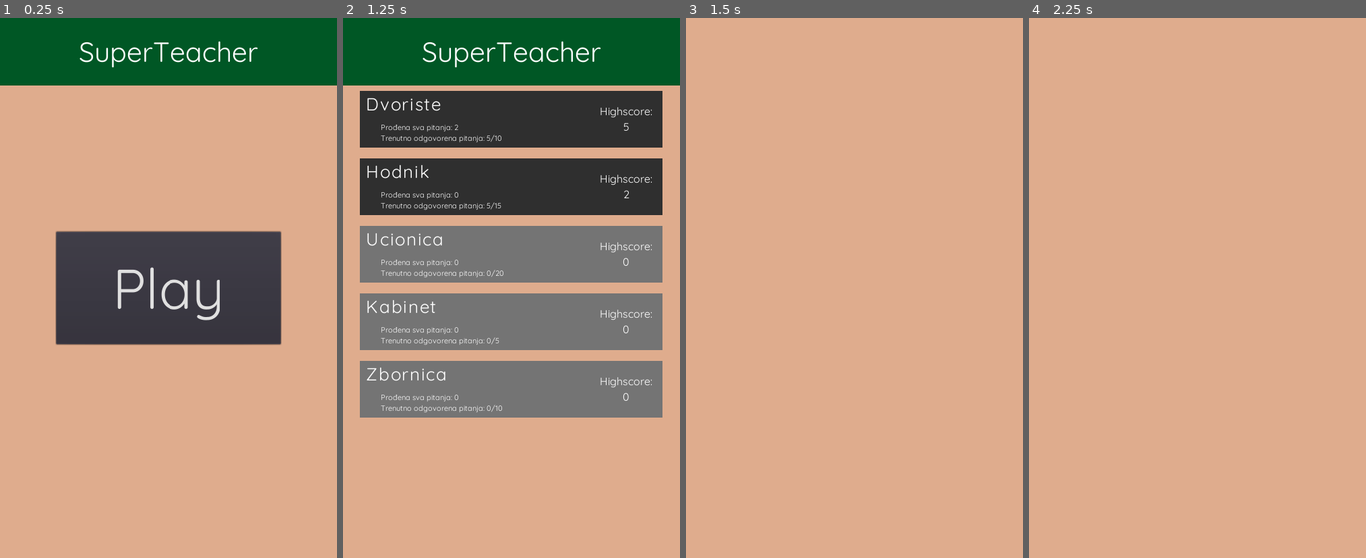
Above: before the commit, frames 1-4 (left to right).
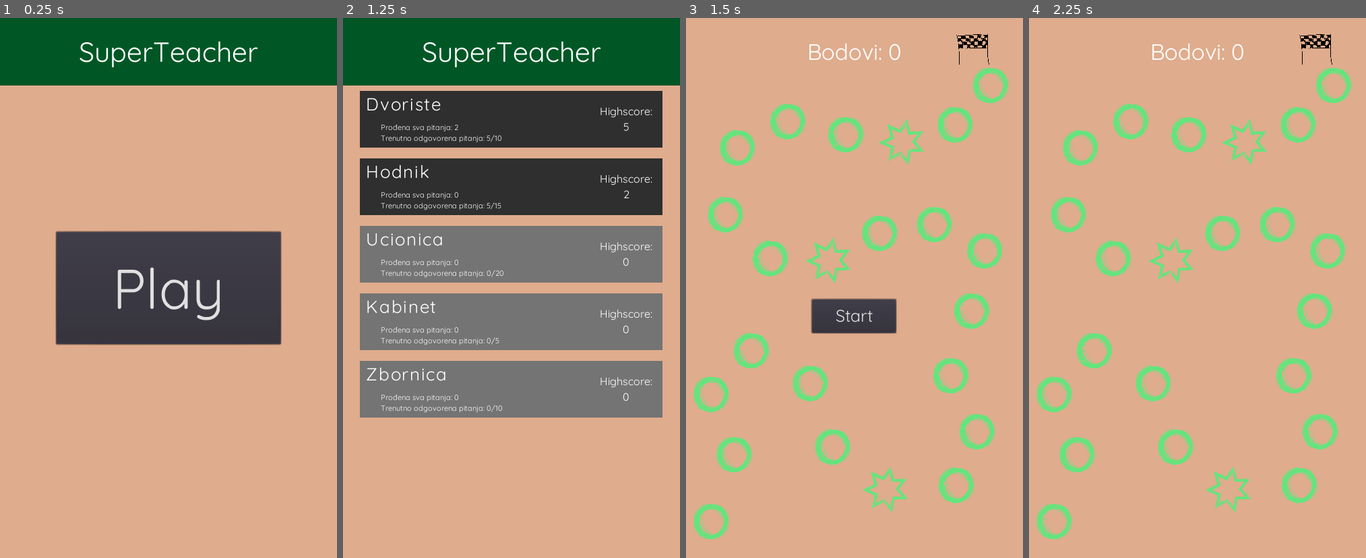
Above: after the commit, the same moments.

Repository: amalija-ramljak/superteacher
Game: Godot game, scene res://scenes/Entry.tscn
The game is run twice, just before and just after one commit, with the same random seed, the same clock (stepped at 60 frames per second) and the same inputs.
Inputs (mouse positions are in pixels of both pictures, inside the frame that each line leads up to):
- Up to frame 1 (0.25 s): no input
- Up to frame 2 (1.25 s): click "Play" at 0.5 s
- Up to frame 3 (1.5 s): click (854, 120) at 1.27 s
- Up to frame 4 (2.25 s): click (1197, 315) at 2 s, where only the run after the commit has a clickable "Start"

Frames 1-2 are identical in both runs. In frame 3, 8.8% of the frame differs, in the area x 2-96%, y 2-97%; in frame 4, 7.1%.

Commit message:
fixed play butto and added art for 'finish line'

Diff:
--- a/leveldata/scenes/Dvoriste.tscn
+++ b/leveldata/scenes/Dvoriste.tscn
@@ -1,8 +1,94 @@
-[gd_scene format=2]
+[gd_scene load_steps=5 format=2]
+
+[ext_resource path="res://scenes/components/InGameScore.tscn" type="PackedScene" id=1]
+[ext_resource path="res://scenes/components/LevelField.tscn" type="PackedScene" id=2]
+[ext_resource path="res://scenes/components/GoalSign.tscn" type="PackedScene" id=3]
+[ext_resource path="res://leveldata/scenes/scripts/Dvoriste.gd" type="Script" id=4]
 
 [node name="Dvoriste" type="Control"]
 anchor_right = 1.0
 anchor_bottom = 1.0
+script = ExtResource( 4 )
 __meta__ = {
 "_edit_use_anchors_": false
 }
+
+[node name="Control" type="Control" parent="."]
+margin_right = 40.0
+margin_bottom = 40.0
+
+[node name="InGameScore" parent="Control" instance=ExtResource( 1 )]
+margin_left = -20.0
+margin_right = 580.0
+
+[node name="GoalSign" parent="Control" instance=ExtResource( 3 )]
+position = Vector2( 510.962, 56.0875 )
+
+[node name="LevelField" parent="." instance=ExtResource( 2 )]
+position = Vector2( 44.8044, 894.14 )
+
+[node name="LevelField2" parent="." instance=ExtResource( 2 )]
+position = Vector2( 85.7127, 775.311 )
+
+[node name="LevelField3" parent="." instance=ExtResource( 2 )]
+position = Vector2( 44.8043, 668.17 )
+
+[node name="LevelField4" parent="." instance=ExtResource( 2 )]
+position = Vector2( 116.201, 590.596 )
+
+[node name="LevelField5" parent="." instance=ExtResource( 2 )]
+position = Vector2( 221.233, 648.821 )
+
+[node name="LevelField6" parent="." instance=ExtResource( 2 )]
+position = Vector2( 261.034, 761.675 )
+
+[node name="LevelField7" parent="." instance=ExtResource( 2 )]
+position = Vector2( 354.539, 837.647 )
+
+[node name="LevelField8" parent="." instance=ExtResource( 2 )]
+position = Vector2( 481.16, 829.855 )
+
+[node name="LevelField9" parent="." instance=ExtResource( 2 )]
+position = Vector2( 518.173, 734.402 )
+
+[node name="LevelField10" parent="." instance=ExtResource( 2 )]
+position = Vector2( 471.42, 635.054 )
+
+[node name="LevelField11" parent="." instance=ExtResource( 2 )]
+position = Vector2( 508.432, 520.121 )
+
+[node name="LevelField12" parent="." instance=ExtResource( 2 )]
+position = Vector2( 531.809, 412.98 )
+
+[node name="LevelField13" parent="." instance=ExtResource( 2 )]
+position = Vector2( 442.2, 366.227 )
+
+[node name="LevelField14" parent="." instance=ExtResource( 2 )]
+position = Vector2( 344.799, 381.811 )
+
+[node name="LevelField15" parent="." instance=ExtResource( 2 )]
+position = Vector2( 253.242, 430.512 )
+
+[node name="LevelField16" parent="." instance=ExtResource( 2 )]
+position = Vector2( 149.997, 426.616 )
+
+[node name="LevelField17" parent="." instance=ExtResource( 2 )]
+position = Vector2( 70.1287, 348.695 )
+
+[node name="LevelField18" parent="." instance=ExtResource( 2 )]
+position = Vector2( 91.5568, 229.866 )
+
+[node name="LevelField19" parent="." instance=ExtResource( 2 )]
+position = Vector2( 181.166, 183.114 )
+
+[node name="LevelField20" parent="." instance=ExtResource( 2 )]
+position = Vector2( 284.41, 206.49 )
+
+[node name="LevelField21" parent="." instance=ExtResource( 2 )]
+position = Vector2( 383.759, 220.126 )
+
+[node name="LevelField22" parent="." instance=ExtResource( 2 )]
+position = Vector2( 479.212, 188.958 )
+
+[node name="LevelField23" parent="." instance=ExtResource( 2 )]
+position = Vector2( 542.173, 118.976 )
--- a/leveldata/scenes/Hodnik.tscn
+++ b/leveldata/scenes/Hodnik.tscn
@@ -1,7 +1,8 @@
-[gd_scene load_steps=4 format=2]
+[gd_scene load_steps=5 format=2]
 
 [ext_resource path="res://scenes/components/LevelField.tscn" type="PackedScene" id=1]
 [ext_resource path="res://scenes/components/InGameScore.tscn" type="PackedScene" id=2]
+[ext_resource path="res://scenes/components/GoalSign.tscn" type="PackedScene" id=3]
 [ext_resource path="res://leveldata/scenes/scripts/Hodnik.gd" type="Script" id=4]
 
 [node name="Hodnik" type="Control"]
@@ -16,7 +17,16 @@
 "_edit_use_anchors_": false
 }
 
-[node name="InGameScore" parent="." instance=ExtResource( 2 )]
+[node name="Control" type="Control" parent="."]
+margin_right = 40.0
+margin_bottom = 40.0
+
+[node name="InGameScore" parent="Control" instance=ExtResource( 2 )]
+margin_left = -20.0
+margin_right = 580.0
+
+[node name="GoalSign" parent="Control" instance=ExtResource( 3 )]
+position = Vector2( 514.15, 89.5616 )
 
 [node name="LevelField" parent="." instance=ExtResource( 1 )]
 position = Vector2( 438.108, 883.97 )
--- /dev/null
+++ b/scenes/components/GoalSign.tscn
@@ -0,0 +1,9 @@
+[gd_scene load_steps=2 format=2]
+
+[ext_resource path="res://visuals/images/finish.png" type="Texture" id=1]
+
+[node name="GoalSign" type="Node2D"]
+
+[node name="Sprite" type="Sprite" parent="."]
+scale = Vector2( 0.1, 0.1 )
+texture = ExtResource( 1 )
Binary file added: visuals/images/finish.png
Not shown, added: visuals/images/finish.png.import
